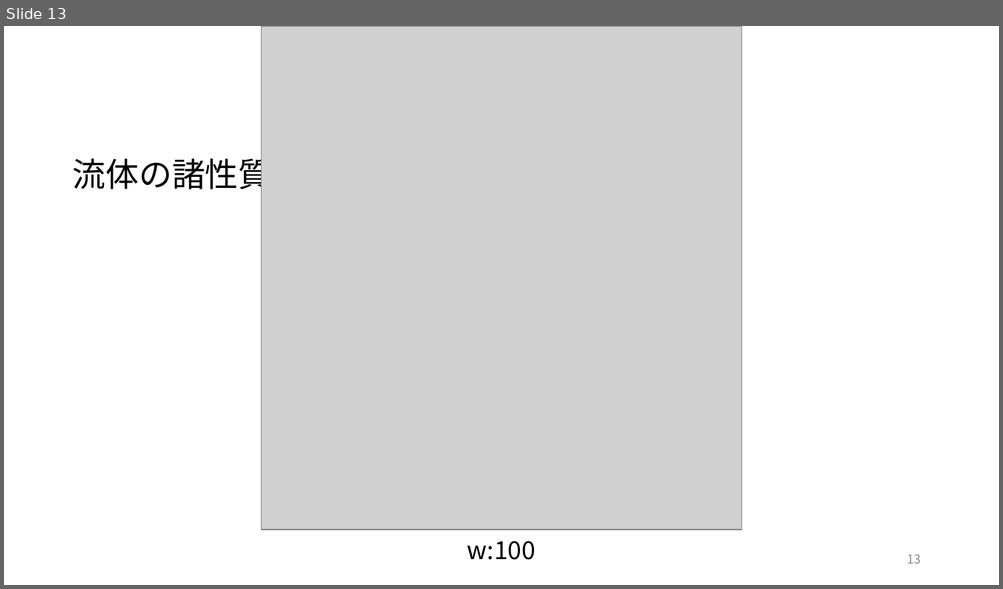
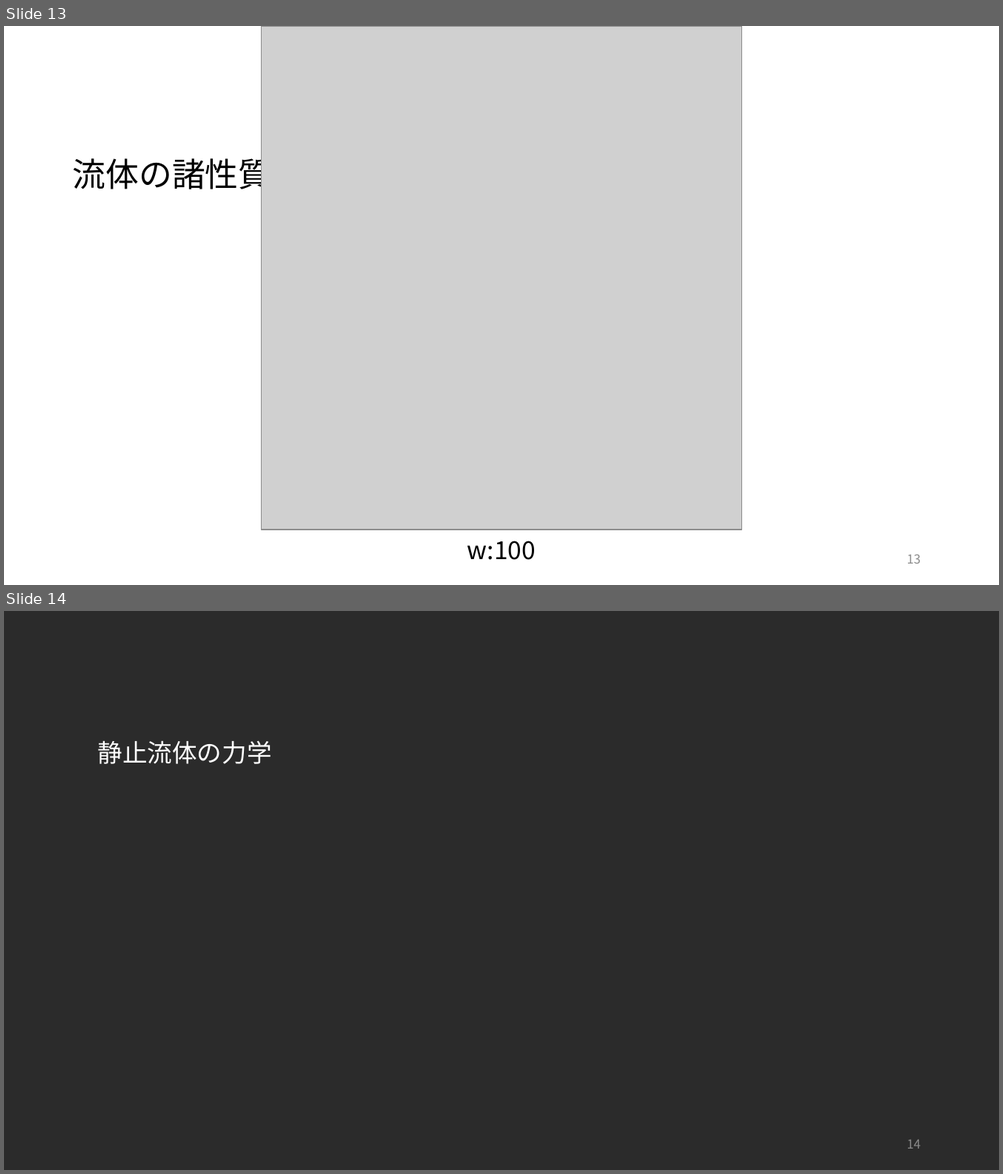
Before and after one commit to akmiccom/markdown_powerpoint, a slide deck: Basics_of_Fluid_Mechanics/Basics_of_Fluid_Mechanics.pptx. Shown one above the other, each under a label of ours: slide 13 before the commit, slides 13 and 14 after it. The pictures are 1003x589 and 1003x1174 pixels, drawn with LibreOffice and Linux fonts; fonts in the diff are those of the drawing; grey boxes stand for pictures; background and template pictures are left out; a plain dark background stands for a picture behind light text. Boxes give left, top, right and bottom in pixels: in the first picture for what was removed or moved away, otherwise in the second. Text is boxed around its words. In the diff, an @@ line names an element or a change of style, - is before the commit and + after.

```diff
--- a/Basics_of_Fluid_Mechanics/Basics_of_Fluid_Mechanics.pptx
+++ b/Basics_of_Fluid_Mechanics/Basics_of_Fluid_Mechanics.pptx
@@ slide 14 added at (x1=4, y1=611, x2=999, y2=1170), background picture (left out) @@
@@ title added at (x1=97, y1=741, x2=271, y2=764), 18 pt, text #FFFFFF @@
+静止流体の力学
@@ page number added at (x1=907, y1=1140, x2=921, y2=1149), 9 pt, text #8C8C8C @@
+14
```
Also in this commit, not shown: 4 other slides added, 16 other files.
